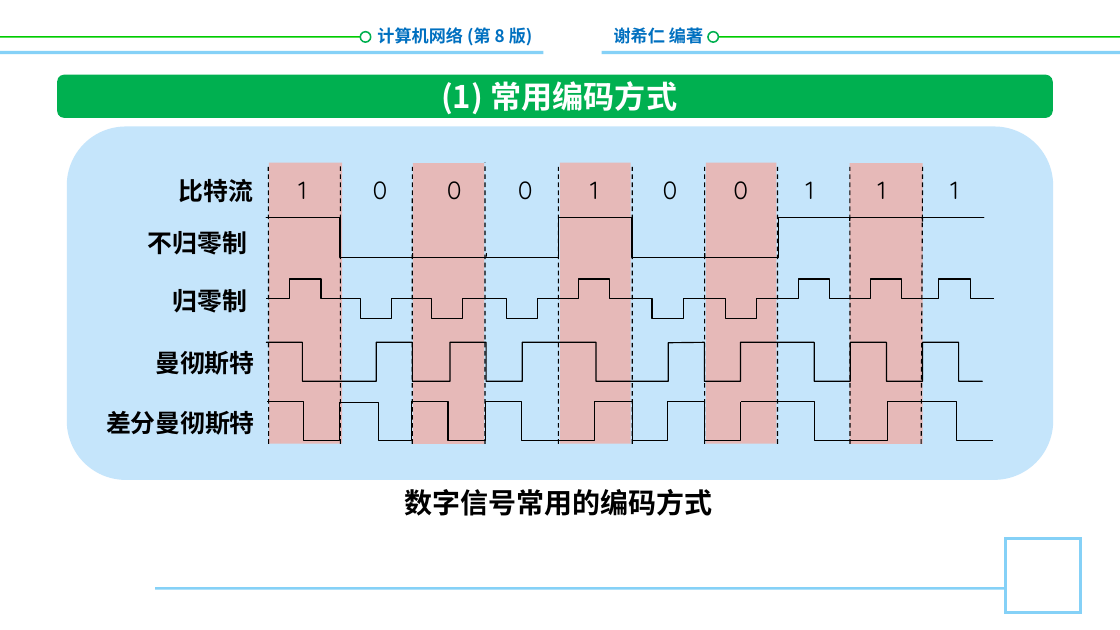
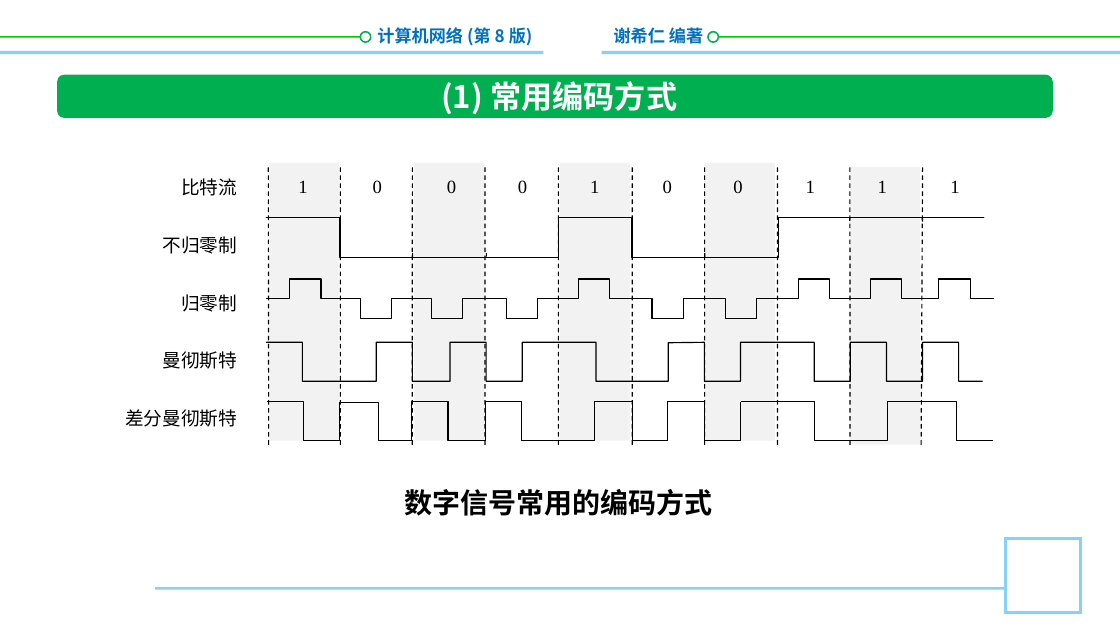
Before and after one commit to glplaman/glplaman.github.io, a slide deck: slide 13 of network/ppt/chap2.pptx. Drawn at 1120x630 pixels with LibreOffice and Linux fonts; fonts in the diff are those of the drawing; background and template pictures are left out. Boxes give left, top, right and bottom in pixels: in the first picture for what was removed or moved away, otherwise in the second. Text is boxed around its words. In the diff, an @@ line names an element or a change of style, - is before the commit and + after.

```diff
--- a/network/ppt/chap2.pptx
+++ b/network/ppt/chap2.pptx
@@ rounded rectangle removed at (x1=67, y1=127, x2=1054, y2=480) @@
@@ rectangle resized from (x1=413, y1=164, x2=485, y2=445) to (x1=414, y1=164, x2=485, y2=441) @@
@@ line moved from (485, 444) - (485, 162) to (485, 445) - (485, 167) @@
@@ size 16 to 12 pt, font Quicksand to Times New Roman in 10 elements at (x1=878, y1=180, x2=887, y2=193), (x1=298, y1=180, x2=307, y2=193), (x1=950, y1=180, x2=959, y2=193), (x1=373, y1=180, x2=382, y2=193), (x1=447, y1=180, x2=456, y2=193), (x1=518, y1=180, x2=527, y2=193), (x1=733, y1=180, x2=742, y2=193), (x1=590, y1=180, x2=599, y2=193), (x1=806, y1=180, x2=815, y2=193), (x1=663, y1=180, x2=672, y2=193) @@
@@ fill #E6B9B8 to #F2F2F2 in 5 elements at (x1=559, y1=164, x2=629, y2=441), (x1=704, y1=164, x2=775, y2=441), (x1=269, y1=164, x2=339, y2=441), (x1=414, y1=164, x2=485, y2=441), (x1=850, y1=167, x2=921, y2=445) @@
@@ text "不归零制" moved from (x1=148, y1=231, x2=247, y2=255) to (x1=162, y1=236, x2=237, y2=254) @@
@@ size 16 to 12 pt, font Noto Sans CJK SC to Times New Roman, bold off; alignment left to right in 4 elements at (x1=162, y1=351, x2=237, y2=369), (x1=181, y1=178, x2=237, y2=196), (x1=162, y1=236, x2=237, y2=254), (x1=181, y1=294, x2=237, y2=312) @@
@@ text "归零制" moved from (x1=173, y1=289, x2=247, y2=313) to (x1=181, y1=294, x2=237, y2=312) @@
@@ text "差分曼彻斯特" moved from (x1=106, y1=411, x2=255, y2=435) to (x1=125, y1=409, x2=237, y2=427) @@
@@ text "差分曼彻斯特" at (x1=125, y1=409, x2=237, y2=427): size 16 to 12 pt, font Noto Sans CJK SC to Times New Roman, bold off; alignment centre to right @@
```
Also in this commit, not shown: 3 other slides changed, 19 other files.
